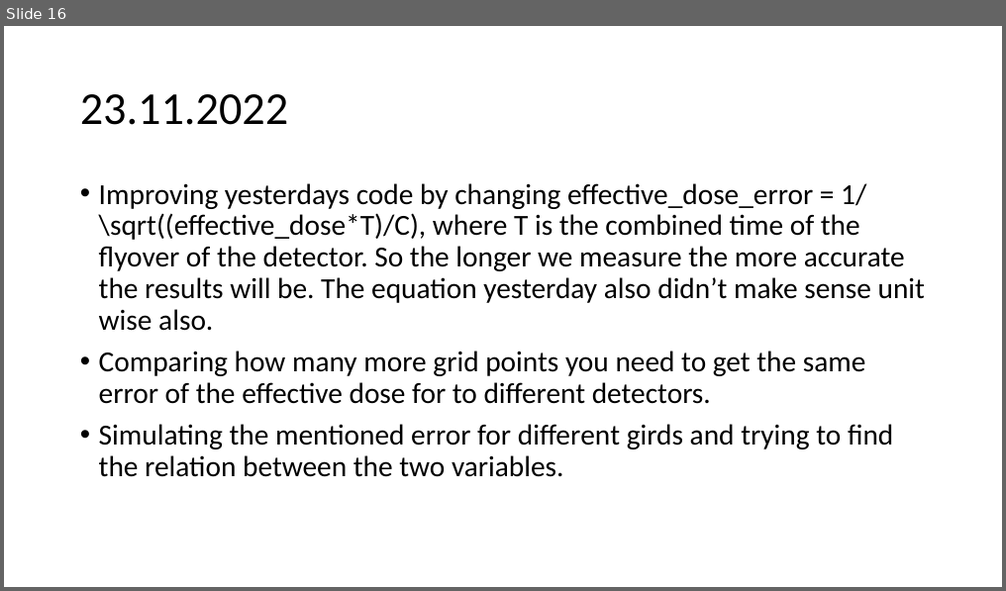
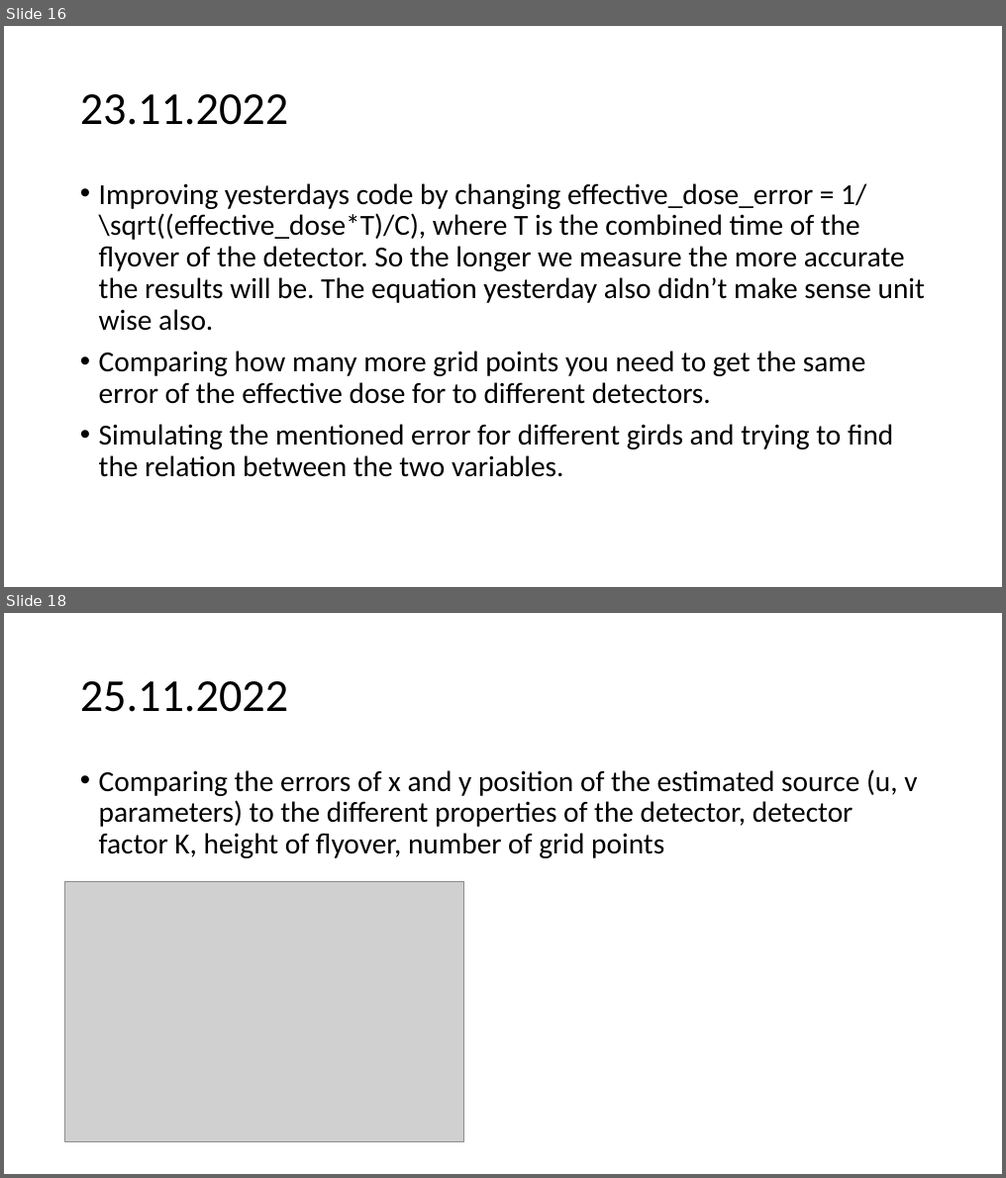
Before and after one commit to urhtrinko/DroneRadioactivity_student_job, a slide deck: reports/work_diary.pptx. Shown one above the other, each under a label of ours: slide 16 before the commit, slides 16 and 18 after it; the slides between them are not shown. The pictures are 1006x591 and 1006x1178 pixels, drawn with LibreOffice and Linux fonts; fonts in the diff are those of the drawing; grey boxes stand for pictures. Boxes give left, top, right and bottom in pixels: in the first picture for what was removed or moved away, otherwise in the second. Text is boxed around its words. In the diff, an @@ line names an element or a change of style, - is before the commit and + after.

```diff
--- a/reports/work_diary.pptx
+++ b/reports/work_diary.pptx
@@ slide 18 added at [4,613,1002,1174], background #FFFFFF @@
@@ title added at [80,681,288,712], 44 pt, text #000000 @@
+25.11.2022
@@ text added at [99,769,917,859], 28 pt, text #000000 @@
+• Comparing the errors of x and y position of the estimated source (u, v parameters) to the different properties of the detector, detector factor K, height of flyover, number of grid points
@@ picture added at [64,881,463,1143] @@
```
Also in this commit, not shown: 1 slide changed.
